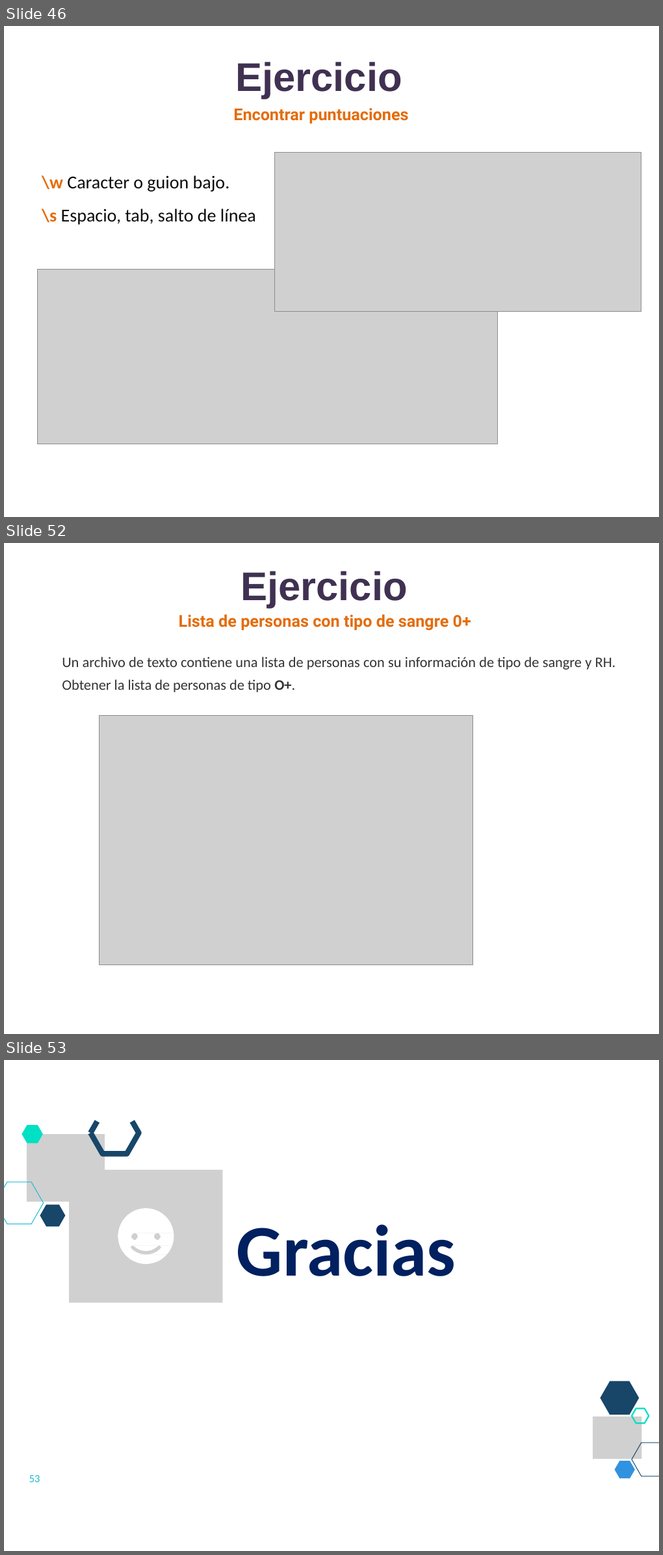
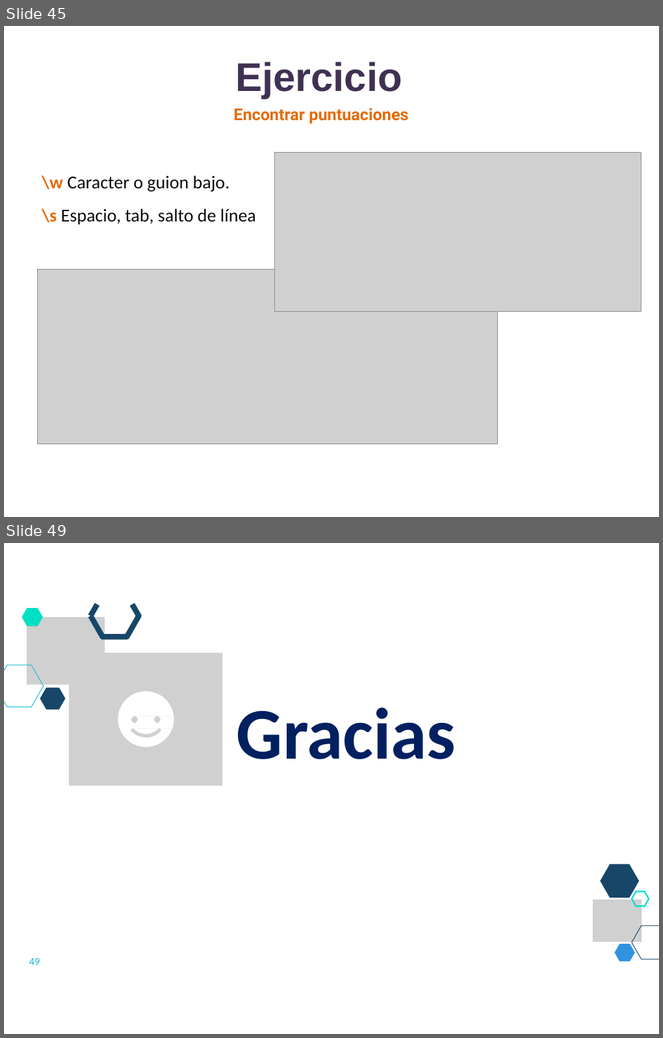
Before and after one commit to lizetheP/Analitica, a slide deck: CalendarioAgo2022/presentaciones/19_Modulo_re.pptx. Shown one above the other, each under a label of ours: slides 46, 52 and 53 before the commit, slides 45 and 49 after it; the slides between them are not shown. The pictures are 663x1555 and 663x1038 pixels, drawn with LibreOffice and Linux fonts; fonts in the diff are those of the drawing; grey boxes stand for pictures. Boxes give left, top, right and bottom in pixels: in the first picture for what was removed or moved away, otherwise in the second. Text is boxed around its words. In the diff, an @@ line names an element or a change of style, - is before the commit and + after.

```diff
--- a/CalendarioAgo2022/presentaciones/19_Modulo_re.pptx
+++ b/CalendarioAgo2022/presentaciones/19_Modulo_re.pptx
@@ slide 52 removed at bbox=[4, 543, 659, 1034], background #FFFFFF @@
@@ title removed at bbox=[241, 571, 407, 607] @@
-Ejercicio
@@ text removed at bbox=[179, 615, 471, 631] @@
-Lista de personas con tipo de sangre 0+
@@ text removed at bbox=[62, 657, 616, 693] @@
-Un archivo de texto contiene una lista de personas con su información de tipo de sangre y RH. Obtener la lista de personas de tipo O+.
@@ picture removed at bbox=[100, 716, 473, 965] @@
@@ what was slide 46 is now slide 45 @@
@@ what was slide 53 is now slide 49 @@
@@ page number at bbox=[29, 958, 40, 965]: text changed @@
-53
+49
```
Also in this commit, not shown: 8 slides changed, 2 slides added, 5 other slides removed, 8 other files.
